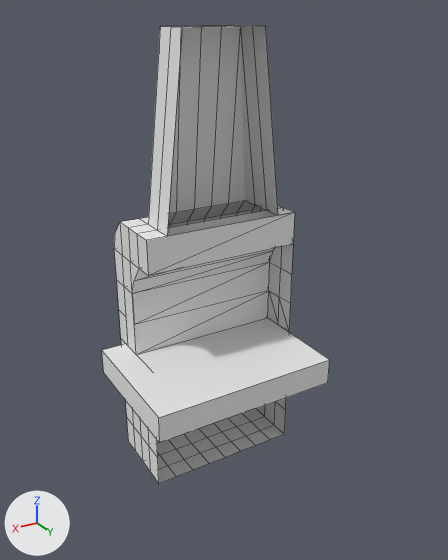
Renders of the OBJ model res/models/Oven001.obj from each side of a commit.
One viewpoint serves both versions: a 50 mm camera at (64.4, 105.7, 70.4) aimed at (1.7, 1.2, 18.1). Every picture has the same lights, and +X, +Y and +Z are marked at lower left. Mesh edges are drawn as thin lines. Where no turn or scale is listed for an object, it has been applied to the vertices.

In view in the first picture: 'Oven001'.
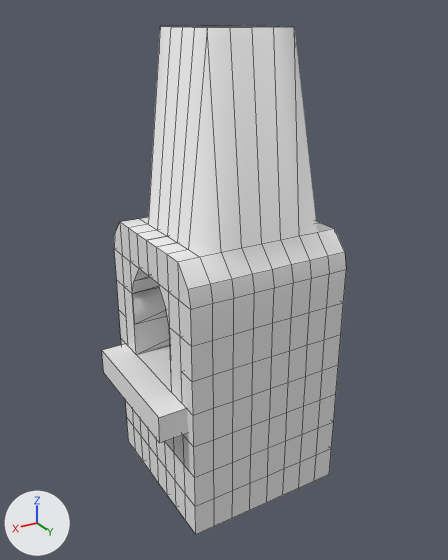
Where the change shows, as pixel boxes (x1, y1, x2, y2) in the pictures (448 x 560 px):
'Oven001', reshaped (7% wider, 11% taller)
    before: (102, 25, 330, 483)
    after: (102, 25, 346, 534)
part 1 of me_oven001, added
    after: (146, 26, 346, 534)

What the commit changed:
me_oven001 is used by ob_oven001; location (0.0, 0.0, 0.0).
me_oven001 had 215 vertices, 222 faces and spanned x -17.5..24.5, y -18.3..15.0, z -30.3..68.1.
me_oven001 now has 394 vertices, 438 faces and spans x -17.5..24.5, y -18.3..17.7, z -30.3..68.1.
Part 1, on me_oven001:
4 vertices are added at (-17.5, 7.5, 18.1), (18.5, 4.2, 22.2), (18.5, 7.5, 18.1), (18.5, -0.3, 22.2).
28 new vertices lie (0.0, 4.5, 0.0) away from vertices in x -17.5..18.5, y -0.3, z -30.3..68.1.
28 new vertices lie (0.0, 4.5, 0.0) away from vertices in x -17.5..18.5, y 4.2, z -30.3..68.1.
23 new vertices lie (0.0, 4.5, 0.0) away from vertices in x -17.5..18.5, y 8.7, z -30.3..29.7.
20 new vertices lie (0.0, 4.5, 0.0) away from vertices in x -17.5..18.5, y 13.2, z -30.3..22.2.
14 new vertices lie (0.0, 0.0, 7.5) away from vertices in x -17.5..18.5, y -0.3..17.7, z -30.3..22.2.
10 new vertices lie (0.0, 0.0, 7.5) away from vertices in x -13.0..18.5, y 8.7..17.7, z -22.8..7.2.
10 new vertices lie (0.0, 0.0, 7.5) away from vertices in x -13.0..18.5, y 8.7..17.7, z -15.3..14.7.
7 new vertices lie (0.0, 0.0, 7.5) away from vertices in x -13.0..14.0, y 17.7, z -7.8.
7 new vertices lie (0.0, 0.0, 7.5) away from vertices in x -13.0..14.0, y 17.7, z -0.3.
7 new vertices lie (0.0, 0.0, 7.5) away from vertices in x -13.0..14.0, y 17.7, z 7.2.
7 new vertices lie (0.0, 0.0, 7.5) away from vertices in x -13.0..14.0, y 17.7, z 14.7.
9 new vertices lie (0.0, -0.8, 3.6) away from vertices in x -17.5..18.5, y 17.7, z 22.2.
5 new vertices lie (0.0, -3.7, 3.9) away from vertices in x -8.5..9.5, y 16.9, z 25.8.
216 new faces join them, mat_wire_228214153 (white #e7e7e7).
